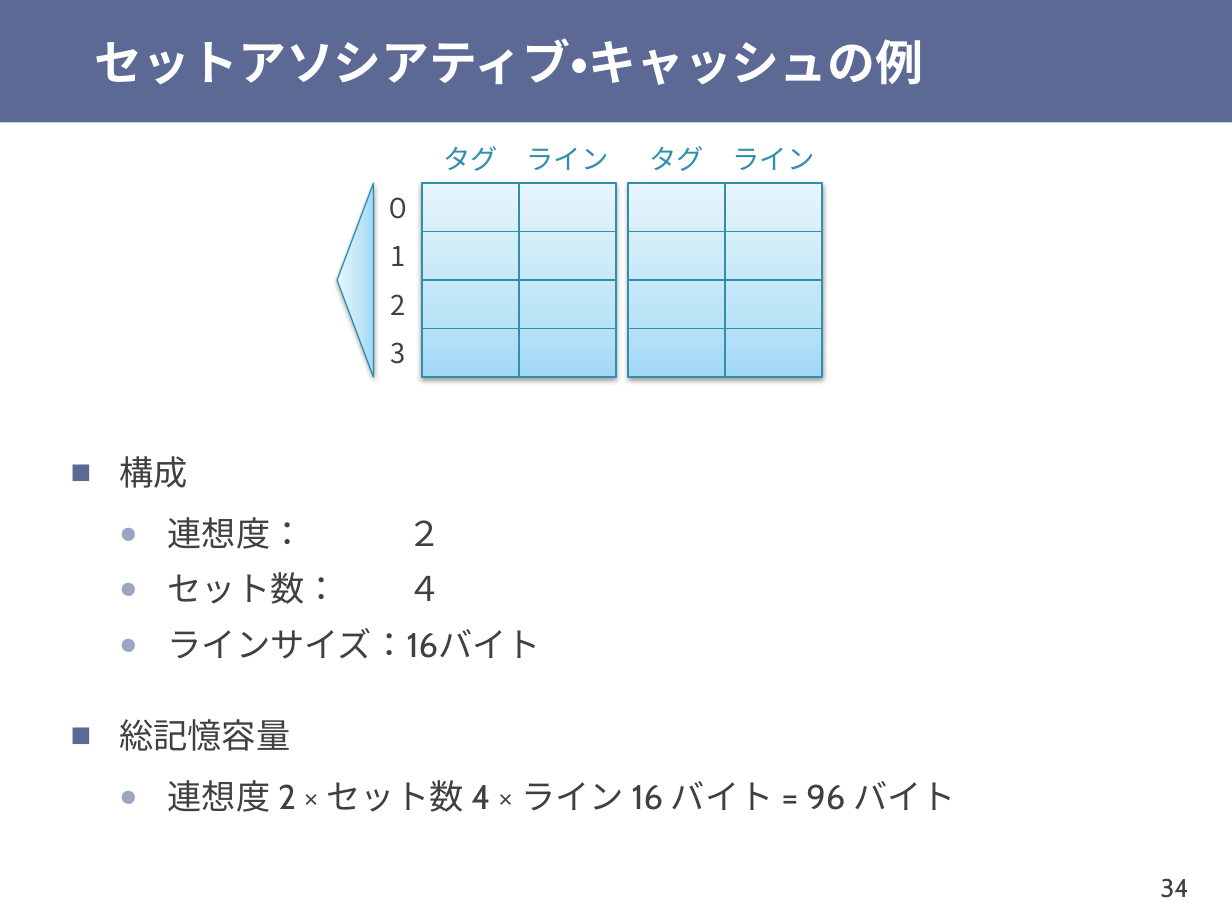
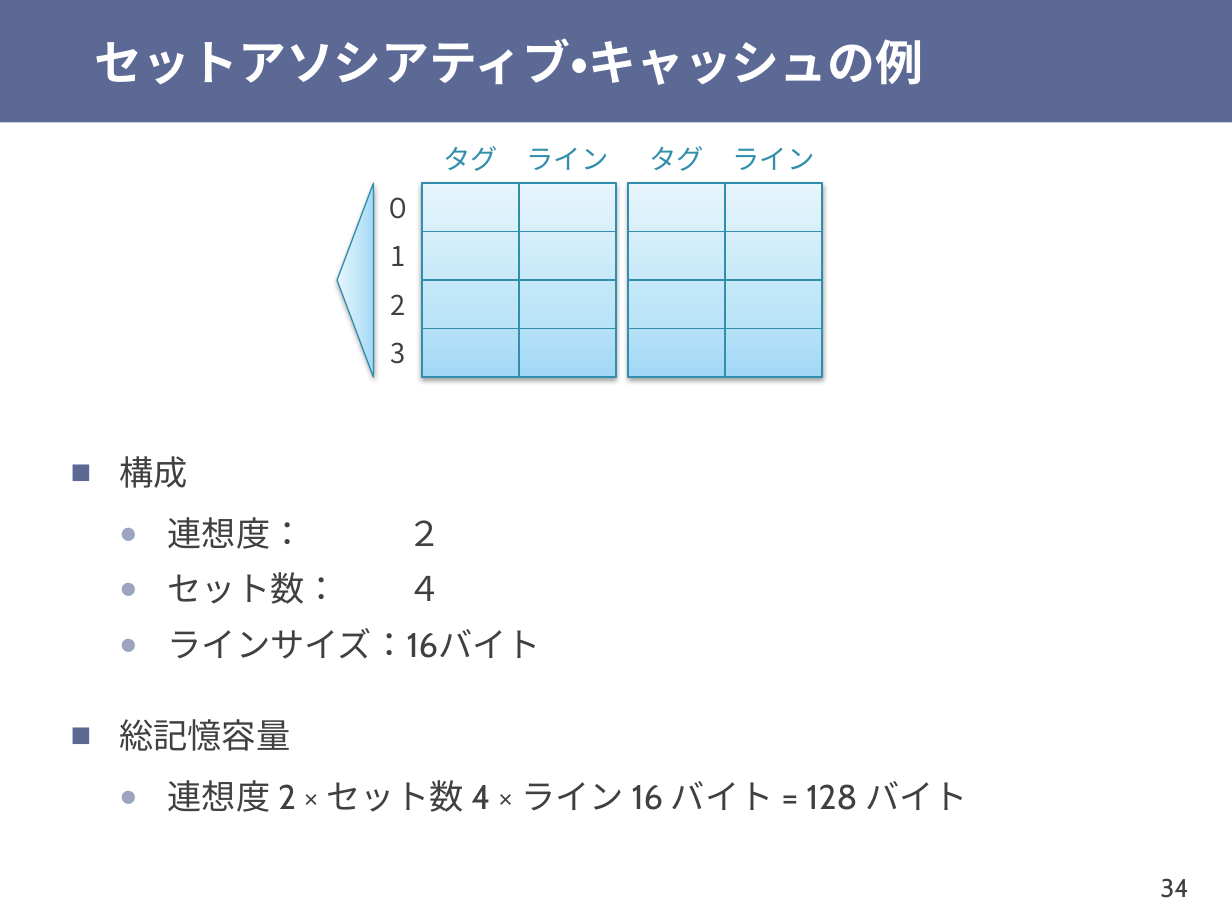
Before and after one commit to shioyadan/otya-computer-architecture-i, a slide deck: slide 34 of cai-shioya-10.pptx. Drawn at 1232x924 pixels with LibreOffice and Linux fonts; fonts in the diff are those of the drawing. Boxes give left, top, right and bottom in pixels: in the first picture for what was removed or moved away, otherwise in the second. Text is boxed around its words. In the diff, an @@ line names an element or a change of style, - is before the commit and + after.

Commit message:
10回目を少し修正

```diff
--- a/cai-shioya-10.pptx
+++ b/cai-shioya-10.pptx
@@ text at (x1=168, y1=780, x2=968, y2=812): text changed @@
-  ● 連想度 2 × セット数 4 × ライン 16 バイト = 96 バイト
+  ● 連想度 2 × セット数 4 × ライン 16 バイト = 128 バイト
```
